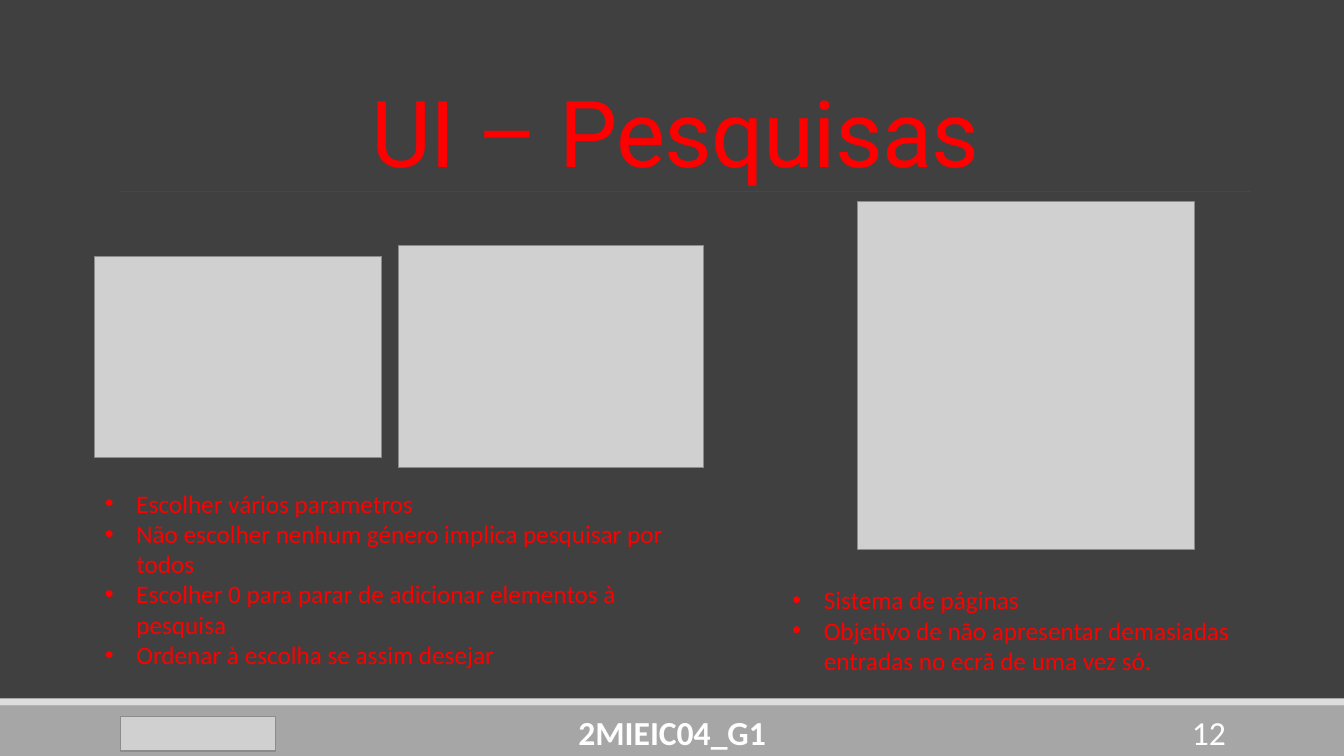
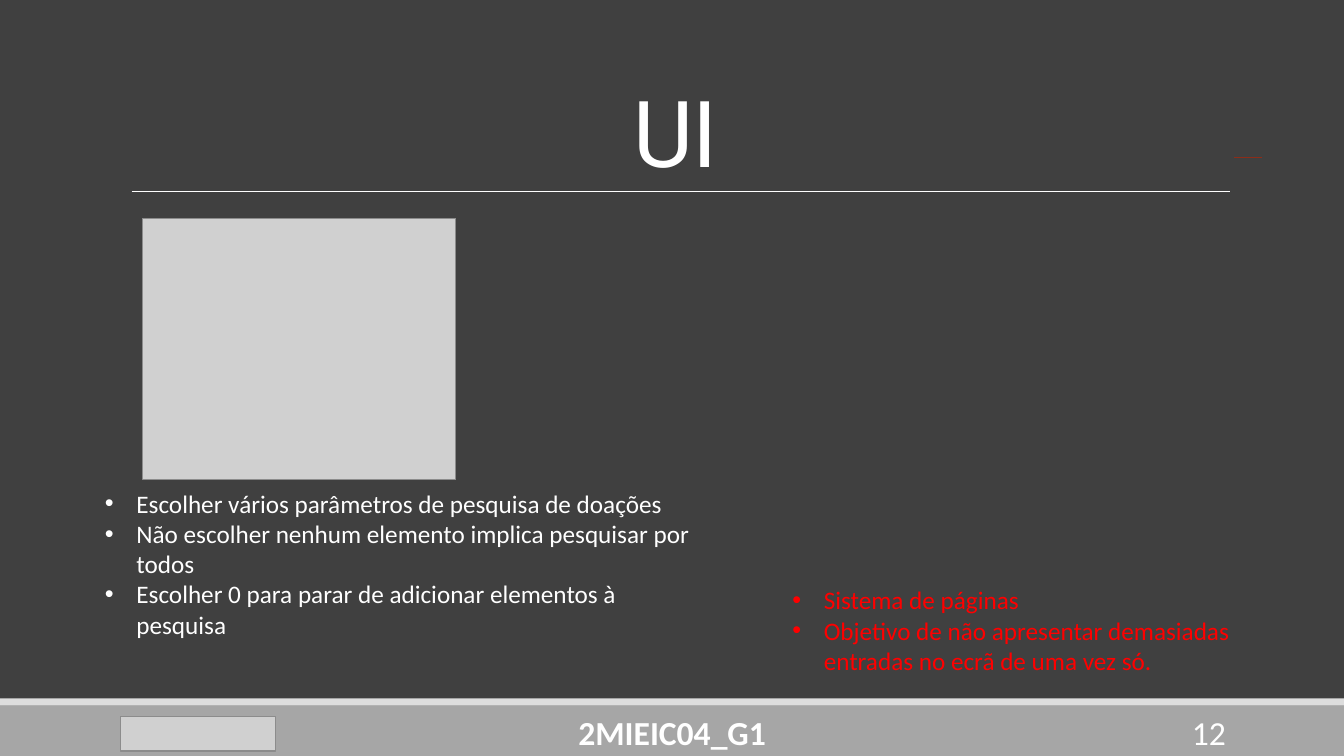
Before and after one commit to DoStini/FEUP-AEDA-proj, a slide deck: slide 12 of StreamZ__P2.pptx. Drawn at 1344x756 pixels with LibreOffice and Linux fonts; fonts in the diff are those of the drawing; grey boxes stand for pictures. Boxes give left, top, right and bottom in pixels: in the first picture for what was removed or moved away, otherwise in the second. Text is boxed around its words. In the diff, an @@ line names an element or a change of style, - is before the commit and + after.

```diff
--- a/StreamZ__P2.pptx
+++ b/StreamZ__P2.pptx
@@ title at [633, 101, 717, 168]: text changed; text colour #FF0000 to #FFFFFF @@
-UI – Pesquisas
+UI
@@ line moved from (1250, 192) - (121, 192) to (1234, 157) - (1262, 157) @@
@@ picture removed at [858, 202, 1195, 548] @@
@@ picture: place and size @@
-picture at [95, 256, 381, 458]
+picture at [143, 219, 457, 480]
@@ picture removed at [398, 246, 704, 468] @@
@@ text at [136, 495, 689, 573]: text changed; text colour #FF0000 to #FFFFFF @@
-• Escolher vários parametros
-• Não escolher nenhum género implica pesquisar por todos
+• Escolher vários parâmetros de pesquisa de doações
+• Não escolher nenhum elemento implica pesquisar por todos
@@ text at [136, 585, 615, 638]: text colour #FF0000 to #FFFFFF in "Escolher 0 para parar de adicionar elementos ..." @@
@@ text at [136, 646, 494, 669]: paragraph removed @@
-• Ordenar à escolha se assim desejar
```
Also in this commit, not shown: 4 other slides changed.
